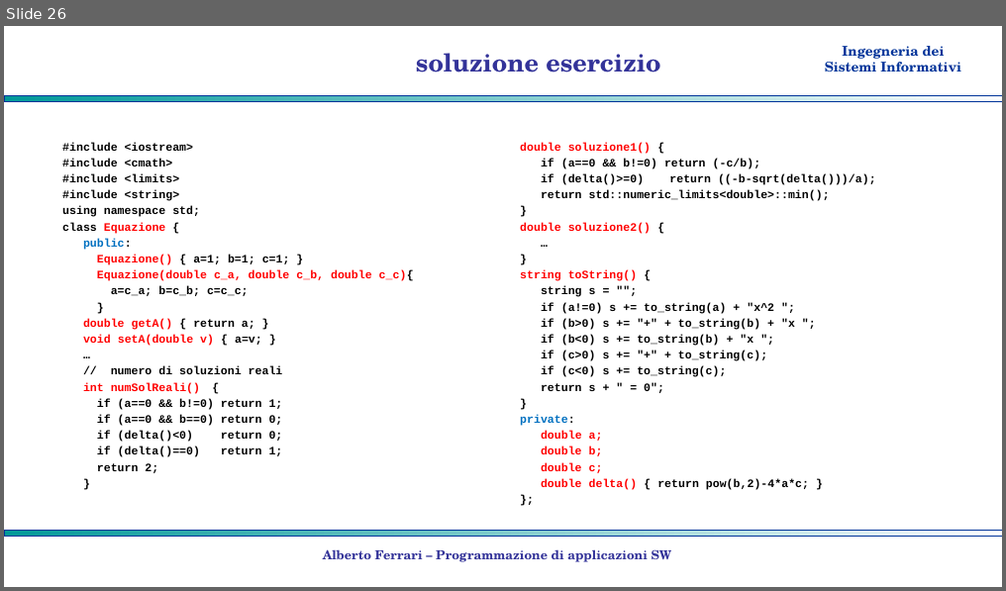
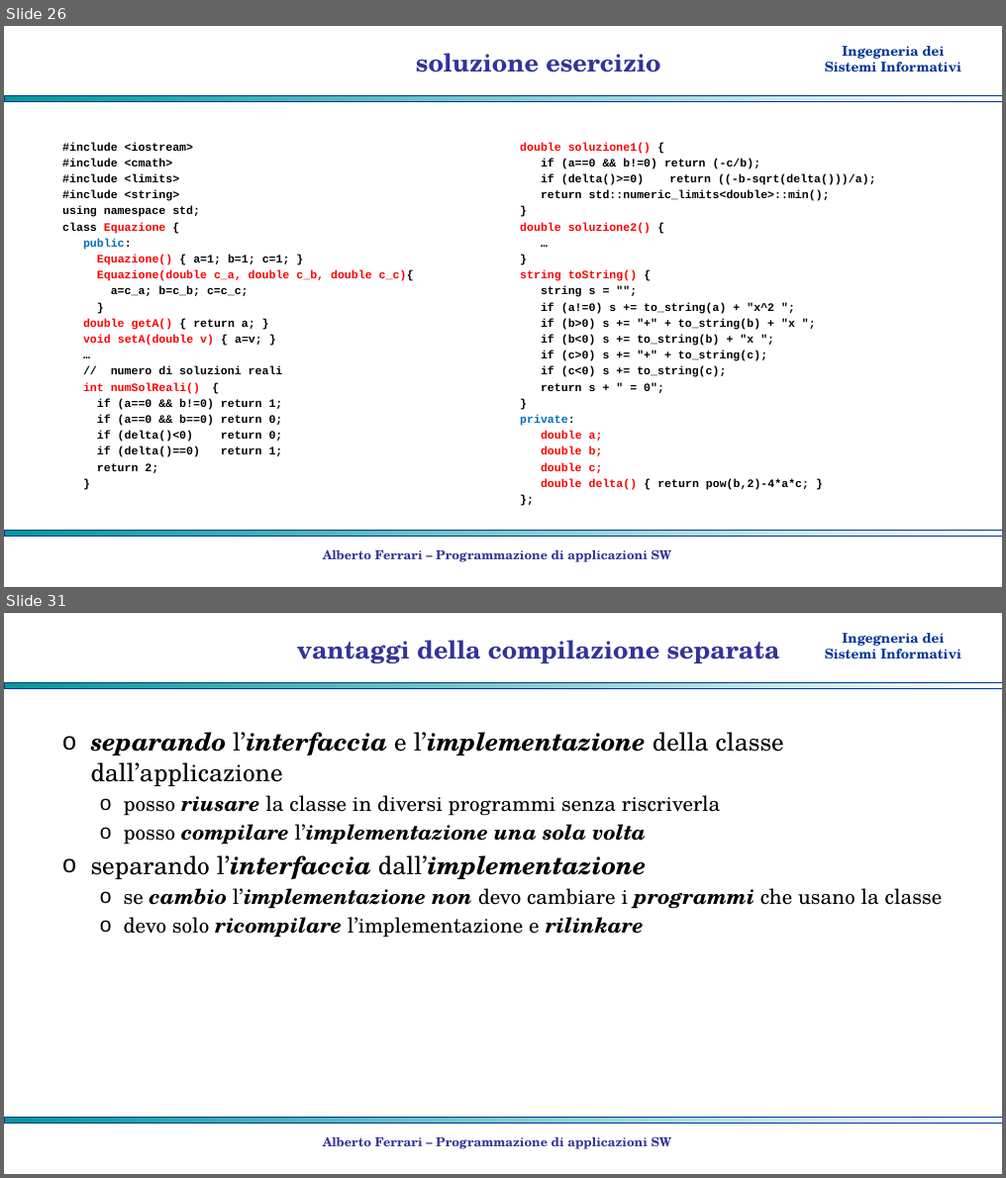
Before and after one commit to albertoferrari/pasw, a slide deck: lezioni/PASW04 - object oriented programming.pptx. Shown one above the other, each under a label of ours: slide 26 before the commit, slides 26 and 31 after it; the slides between them are not shown. The pictures are 1006x591 and 1006x1178 pixels, drawn with LibreOffice and Linux fonts; fonts in the diff are those of the drawing; background and template pictures are left out. Boxes give left, top, right and bottom in pixels: in the first picture for what was removed or moved away, otherwise in the second. Text is boxed around its words. In the diff, an @@ line names an element or a change of style, - is before the commit and + after.

```diff
--- a/lezioni/PASW04 - object oriented programming.pptx
+++ b/lezioni/PASW04 - object oriented programming.pptx
@@ slide 31 added at (x1=4, y1=613, x2=1002, y2=1174), background #FFFFFF; not listed: 3 template elements that a slide beside it also shows @@
@@ title added at (x1=297, y1=640, x2=780, y2=663), 24 pt, text #333399, bold @@
+vantaggi della compilazione separata
@@ text added at (x1=91, y1=732, x2=943, y2=938), 20 pt, text #000000 @@
+o separando l’interfaccia e l’implementazione della classe dall’applicazione
+  o posso riusare la classe in diversi programmi senza riscriverla
+  o posso compilare l’implementazione una sola volta
+o separando l’interfaccia dall’implementazione
+  o se cambio l’implementazione non devo cambiare i programmi che usano la classe
+  o devo solo ricompilare l’implementazione e rilinkare
@@ text added at (x1=323, y1=1137, x2=672, y2=1150), 12 pt, text #333399, bold @@
+Alberto Ferrari – Programmazione di applicazioni SW
```
Also in this commit, not shown: 7 other slides added, 3 other files.
